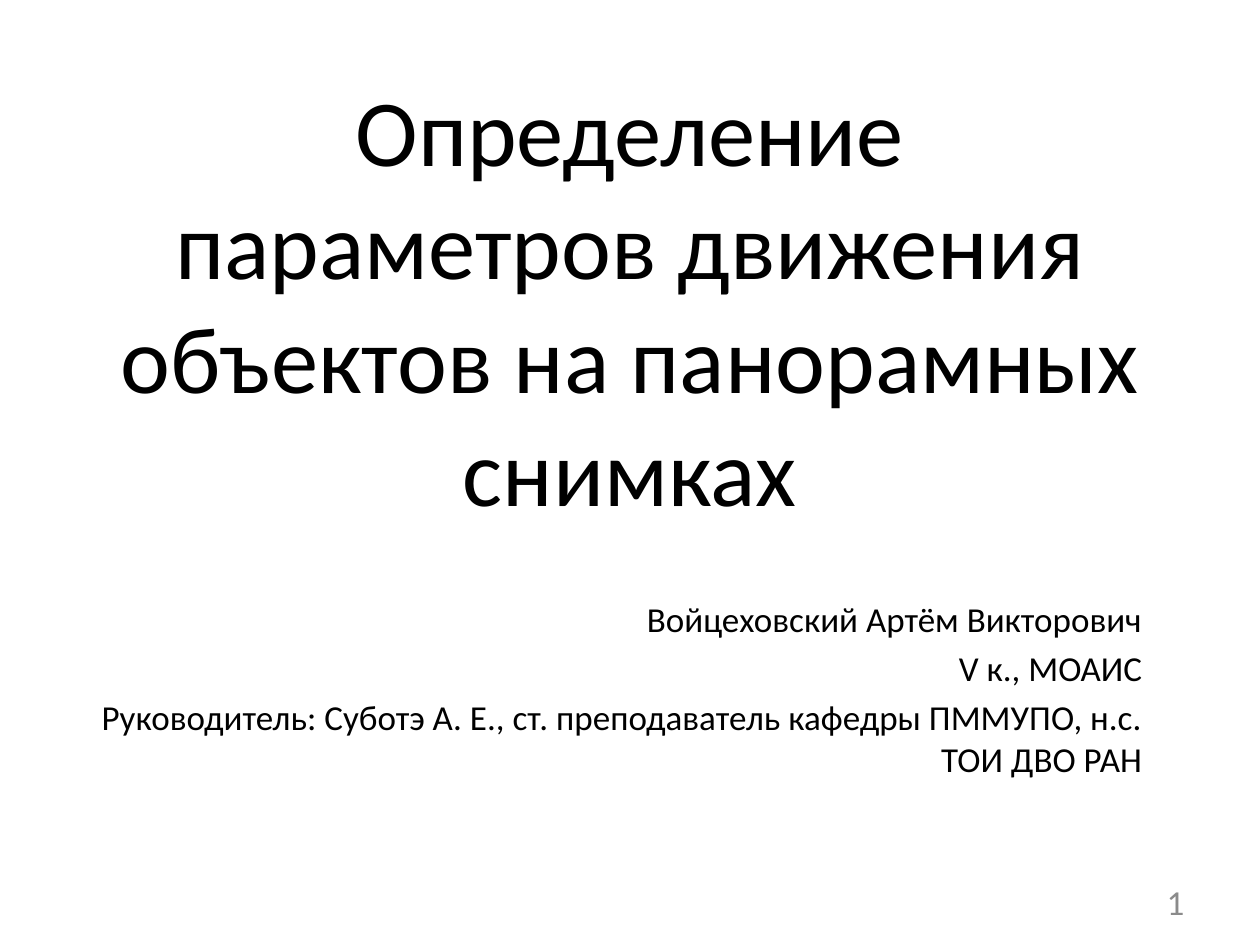
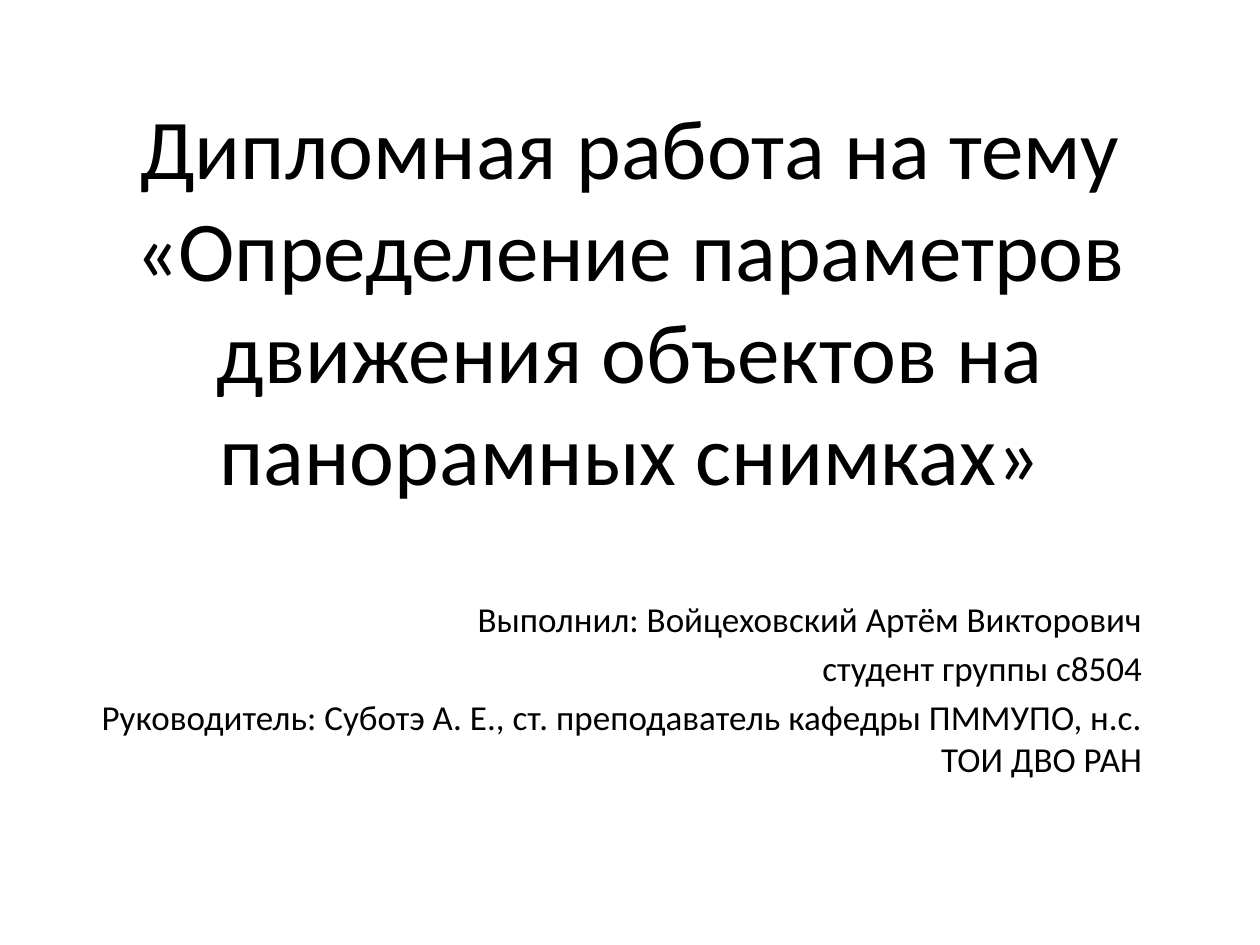
Before and after one commit to NecroArt/Diploma, a slide deck: slide 1 of docs/parts/conference.pptx. Drawn at 1260x945 pixels with LibreOffice and Linux fonts; fonts in the diff are those of the drawing. Boxes give left, top, right and bottom in pixels: in the first picture for what was removed or moved away, otherwise in the second. Text is boxed around its words. In the diff, an @@ line names an element or a change of style, - is before the commit and + after.

```diff
--- a/docs/parts/conference.pptx
+++ b/docs/parts/conference.pptx
@@ title at bbox=[135, 121, 1124, 499]: text changed; size 54 to 48.6 pt @@
-Определение параметров движения объектов на панорамных снимках
+Дипломная работа на тему
+«Определение параметров движения объектов на панорамных снимках»
@@ subtitle at bbox=[478, 608, 1142, 687]: text changed @@
-Войцеховский Артём Викторович
-V к., МОАИС
+Выполнил: Войцеховский Артём Викторович
+студент группы с8504
@@ page number removed at bbox=[1167, 892, 1185, 915] @@
-1
```
Also in this commit, not shown: 8 other slides changed, 7 slides added, 7 other files.
